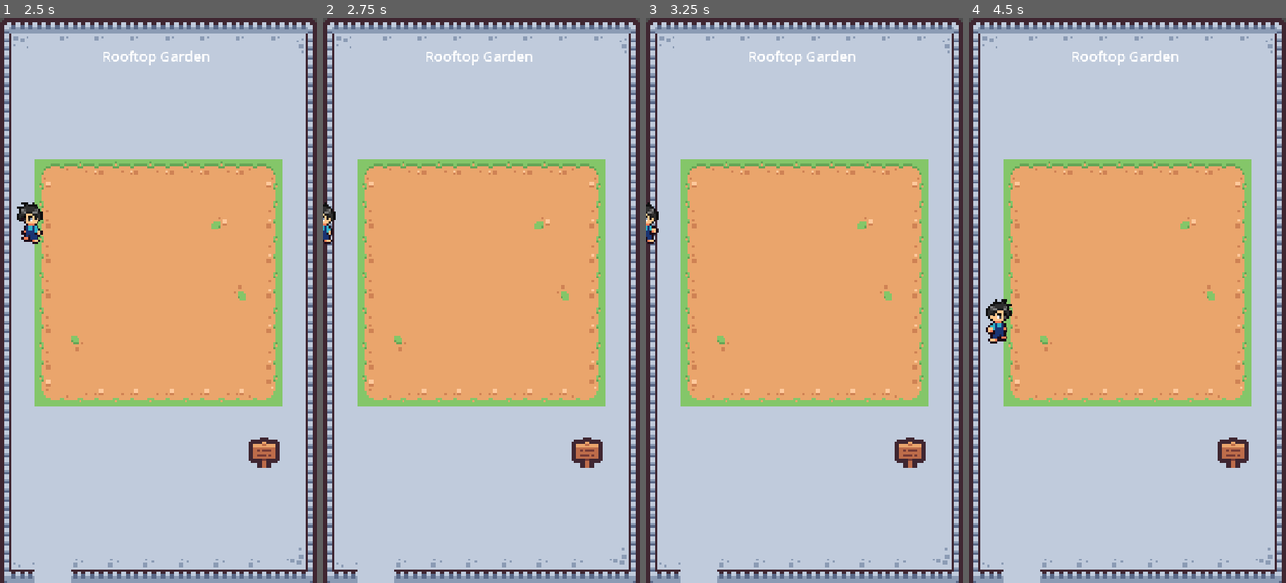
Above: before the commit, frames 1-4 (left to right).
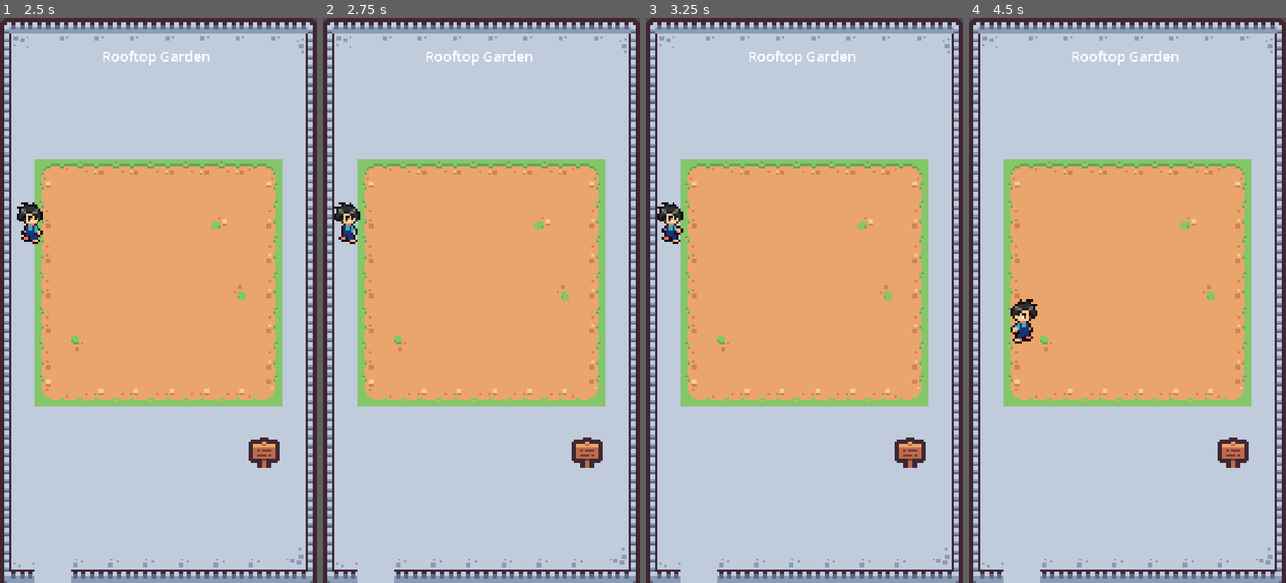
Above: after the commit, the same moments.

Repository: adnjoo/rooftop-garden
Game: Godot game, scene res://scenes/main.tscn
Same seed, same stepped clock (60 frames per second), same inputs: the game is played once before the commit and once after it.
Inputs:
- Up to frame 1 (2.5 s): hold W (move_up) 0.53-2.03 s; hold A (move_left) from 2.03 s (still down)
- Up to frame 2 (2.75 s): keep holding A (move_left)
- Up to frame 3 (3.25 s): keep holding A (move_left)
- Up to frame 4 (4.5 s): tap Enter at 3.5 s; release A (move_left) at 3.53 s; hold S (move_down) 3.53-4.28 s; hold D (move_right) from 4.28 s (still down)

Frame 1 is identical in both runs. In frame 2, 0.6% of the frame differs, in the area x 0-12%, y 32-40%; in frame 3, 0.6%; in frame 4, 0.9%, in the area x 5-22%, y 49-58%.

Commit message:
walls closer

Diff:
--- a/scenes/main.tscn
+++ b/scenes/main.tscn
@@ -186,7 +186,7 @@
 [node name="Walls" type="Node2D" parent="World"]
 
 [node name="TopWall" type="StaticBody2D" parent="World/Walls"]
-position = Vector2(360, -25)
+position = Vector2(360, 24)
 
 [node name="CollisionShape2D" type="CollisionShape2D" parent="World/Walls/TopWall"]
 shape = SubResource("RectangleShape2D_top")
@@ -195,18 +195,21 @@
 position = Vector2(360, 1305)
 
 [node name="CollisionShape2D" type="CollisionShape2D" parent="World/Walls/BottomWall"]
+position = Vector2(0, -49)
 shape = SubResource("RectangleShape2D_bottom")
 
 [node name="LeftWall" type="StaticBody2D" parent="World/Walls"]
 position = Vector2(-25, 640)
 
 [node name="CollisionShape2D" type="CollisionShape2D" parent="World/Walls/LeftWall"]
+position = Vector2(57, 0)
 shape = SubResource("RectangleShape2D_left")
 
 [node name="RightWall" type="StaticBody2D" parent="World/Walls"]
 position = Vector2(745, 640)
 
 [node name="CollisionShape2D" type="CollisionShape2D" parent="World/Walls/RightWall"]
+position = Vector2(-49, 0)
 shape = SubResource("RectangleShape2D_right")
 
 [node name="UI" type="Control" parent="."]
